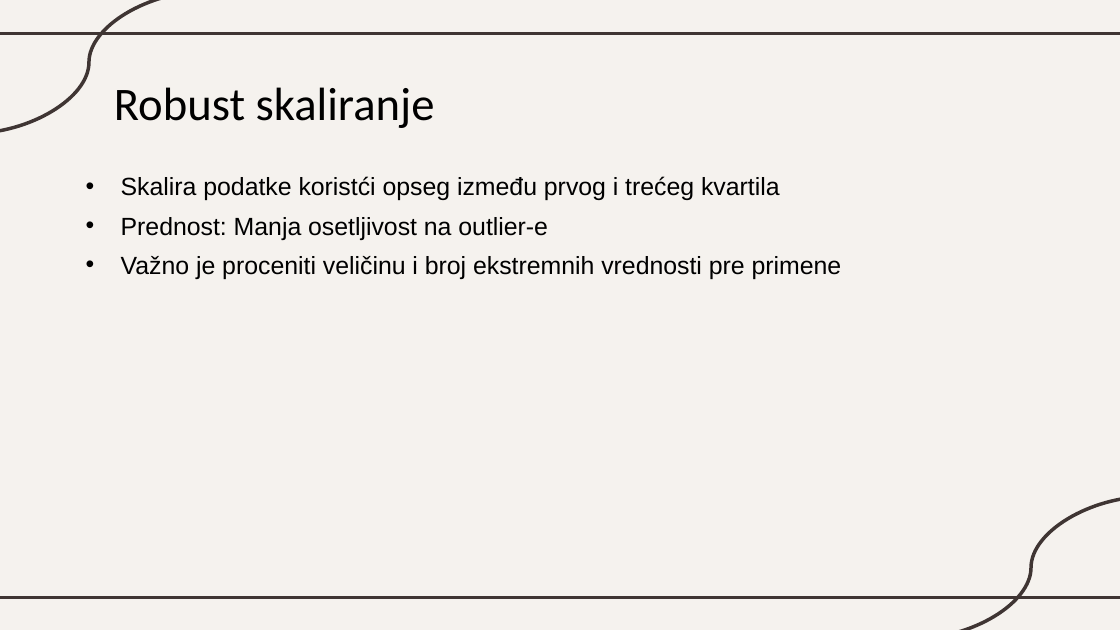
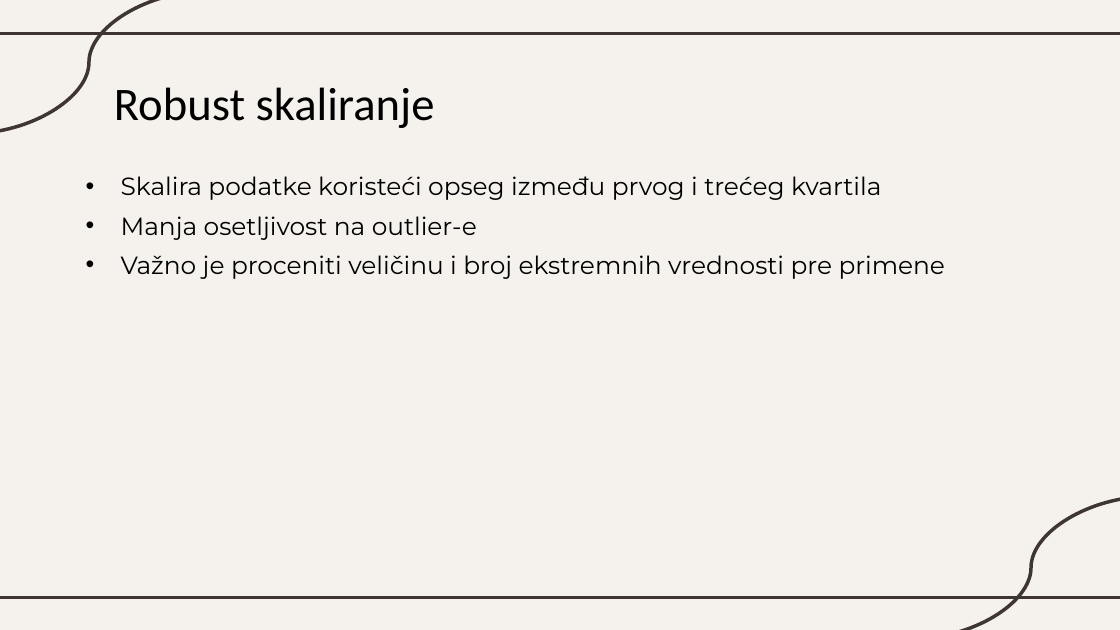
Before and after one commit to katarinaast/Data-transformation-in-machine-learning, a slide deck: slide 10 of Transformacija podataka.pptx. Drawn at 1120x630 pixels with LibreOffice and Linux fonts; fonts in the diff are those of the drawing. Boxes give left, top, right and bottom in pixels: in the first picture for what was removed or moved away, otherwise in the second. Text is boxed around its words. In the diff, an @@ line names an element or a change of style, - is before the commit and + after.

```diff
--- a/Transformacija podataka.pptx
+++ b/Transformacija podataka.pptx
@@ text at bbox=[121, 176, 881, 240]: text changed; font Arial to Montserrat @@
-• Skalira podatke koristći opseg između prvog i trećeg kvartila
-• Prednost: Manja osetljivost na outlier-e
+• Skalira podatke koristeći opseg između prvog i trećeg kvartila
+• Manja osetljivost na outlier-e
@@ text at bbox=[121, 255, 945, 279]: font Arial to Montserrat in "Važno je proceniti veličinu i broj ekstremnih ..." @@
```
Also in this commit, not shown: 30 other slides changed.
